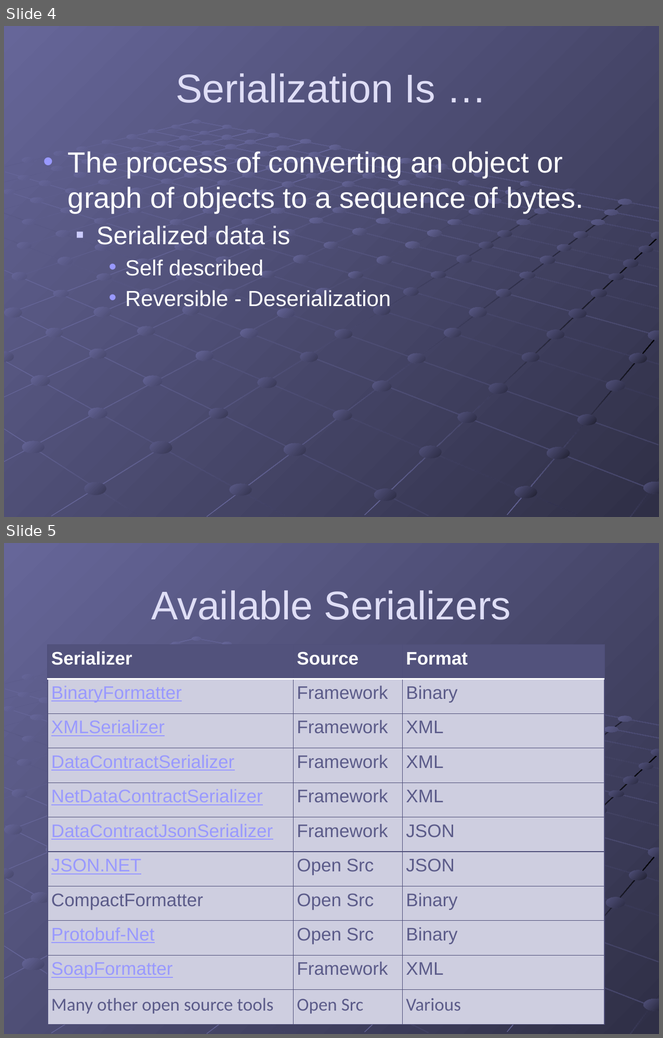
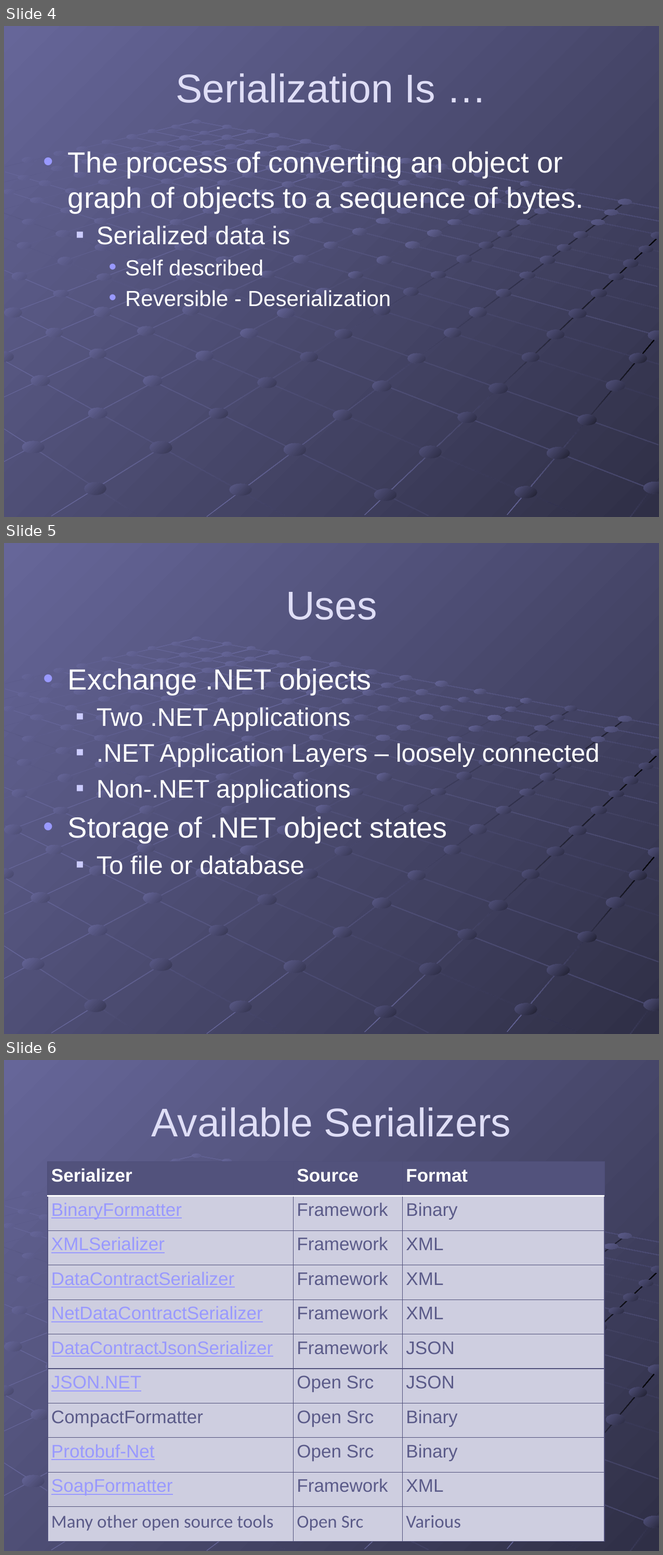
Before and after one commit to gregsohl/.NetSerialization-Presentation, a slide deck: .NET Serialization.pptx. Shown one above the other, each under a label of ours: slides 4 and 5 before the commit, slides 4, 5 and 6 after it. The pictures are 663x1038 and 663x1555 pixels, drawn with LibreOffice and Linux fonts; fonts in the diff are those of the drawing. Boxes give left, top, right and bottom in pixels: in the first picture for what was removed or moved away, otherwise in the second. Text is boxed around its words. In the diff, an @@ line names an element or a change of style, - is before the commit and + after.

```diff
--- a/.NET Serialization.pptx
+++ b/.NET Serialization.pptx
@@ slide 5 added at bbox=[4, 543, 659, 1034], background gradient #666699 to #49496D; not listed: 215 template elements that a slide beside it also shows @@
@@ title added at bbox=[286, 592, 377, 620], 44 pt, text #DFDEF6 @@
+Uses
@@ text added at bbox=[68, 668, 600, 875], 28 pt, text #FFFFFF @@
+• Exchange .NET objects
+  ■ Two .NET Applications
+  ■ .NET Application Layers – loosely connected
+  ■ Non-.NET applications
+• Storage of .NET object states
+  ■ To file or database
@@ what was slide 5 is now slide 6 @@
```
Also in this commit, not shown: 2 slides changed, 2 other slides added, 8 other files.
